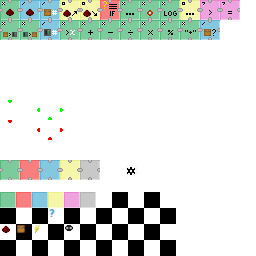
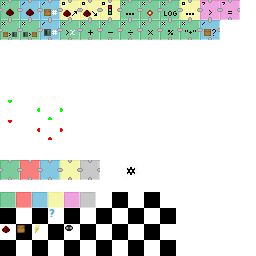
Layer changes from the first 256 × 256 image to the second:
removed layer "Pasted Layer #16" over [left=102, top=1, right=108, bottom=9]
painted on "icons.png" over [left=100, top=0, right=120, bottom=20]
